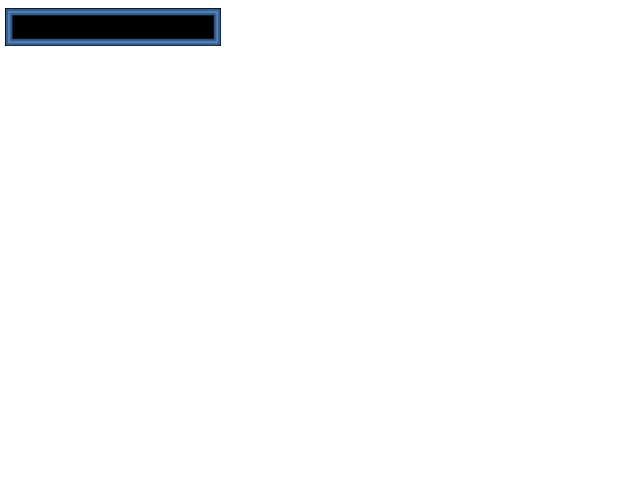
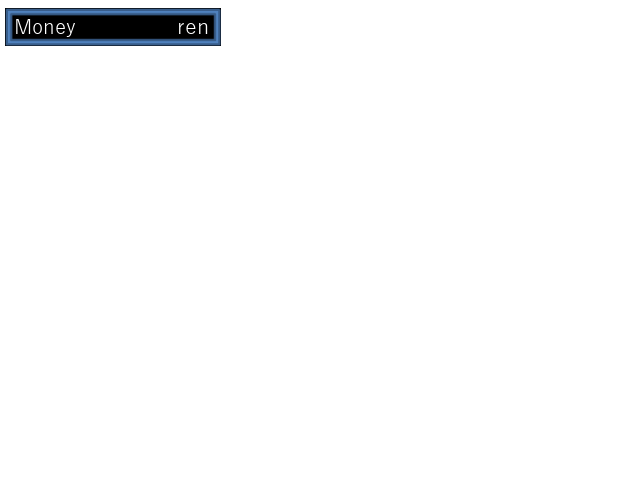
The second 640px x 480px image is a revision of the first. Changes to its layers:
added layer "ren" above "Money" over [179, 23, 208, 34]
added layer "Money" above "JP" over [16, 19, 75, 37]
